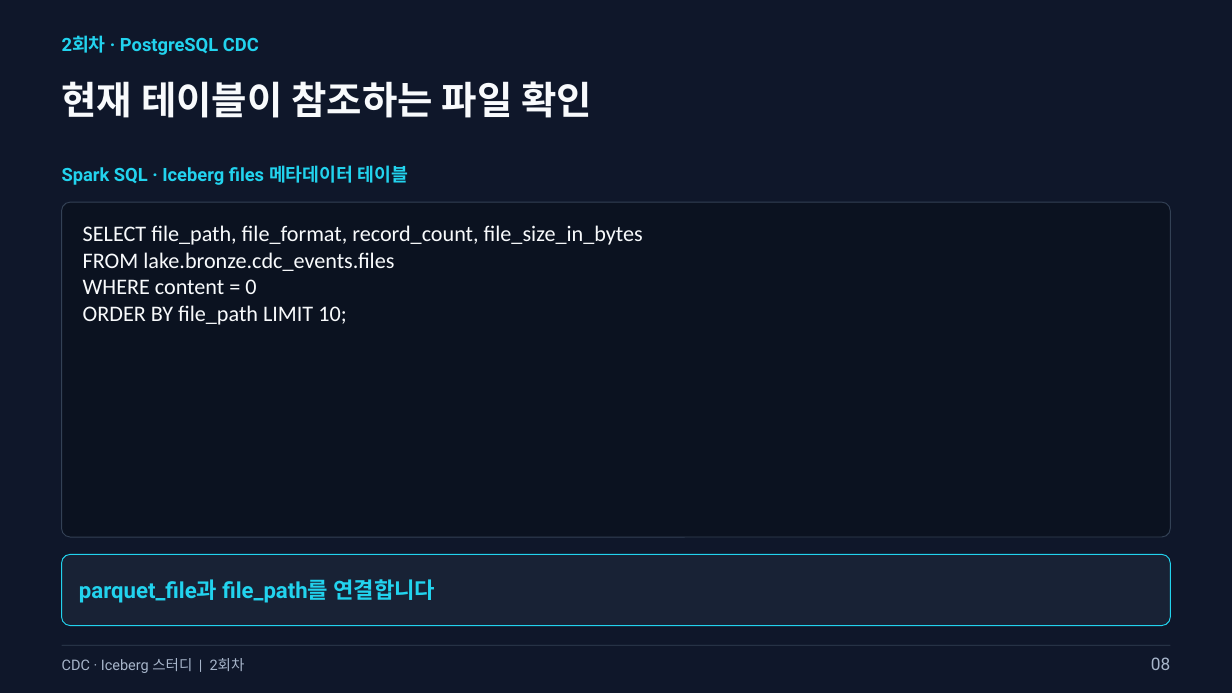
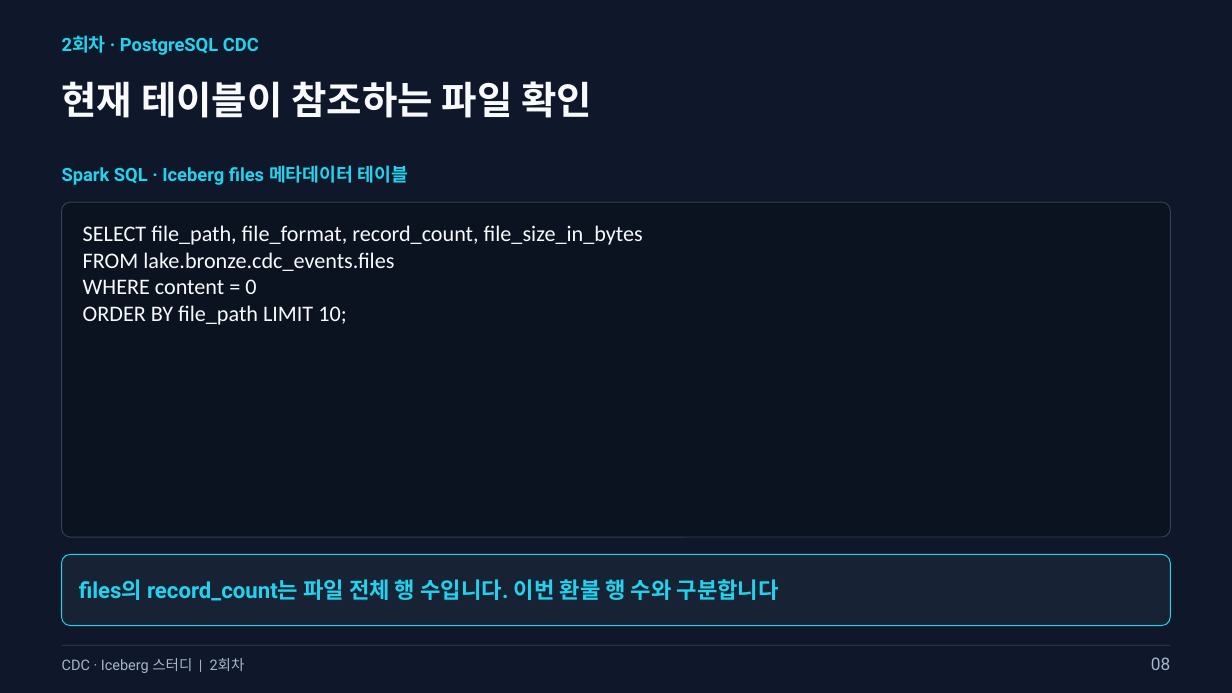
Before and after one commit to kim-dabin/cdc-lakehouse-study, a slide deck: slide 8 of labs/session02/slides/02-session02.pptx. Drawn at 1232x693 pixels with LibreOffice and Linux fonts; fonts in the diff are those of the drawing. Boxes give left, top, right and bottom in pixels: in the first picture for what was removed or moved away, otherwise in the second. Text is boxed around its words. In the diff, an @@ line names an element or a change of style, - is before the commit and + after.

```diff
--- a/labs/session02/slides/02-session02.pptx
+++ b/labs/session02/slides/02-session02.pptx
@@ text at <box>79,579,779,601</box>: text changed @@
-parquet_file과 file_path를 연결합니다
+files의 record_count는 파일 전체 행 수입니다. 이번 환불 행 수와 구분합니다
```
Also in this commit, not shown: 1 other slide changed, 2 other files.
